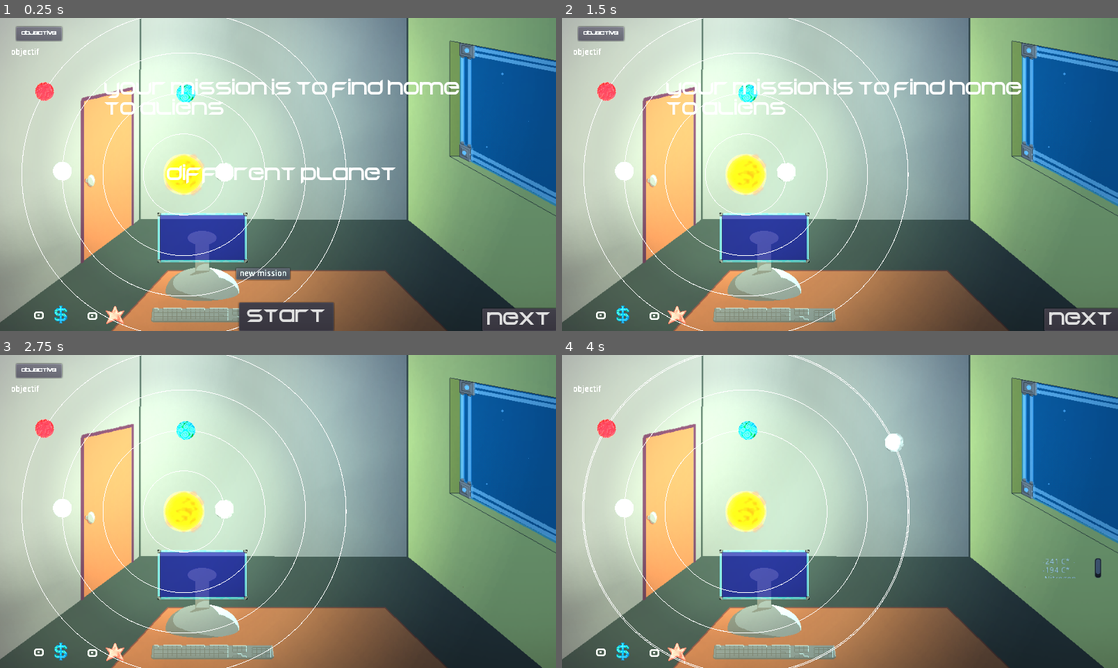
Above: before the commit, frames 1-4 (two rows, left to right).
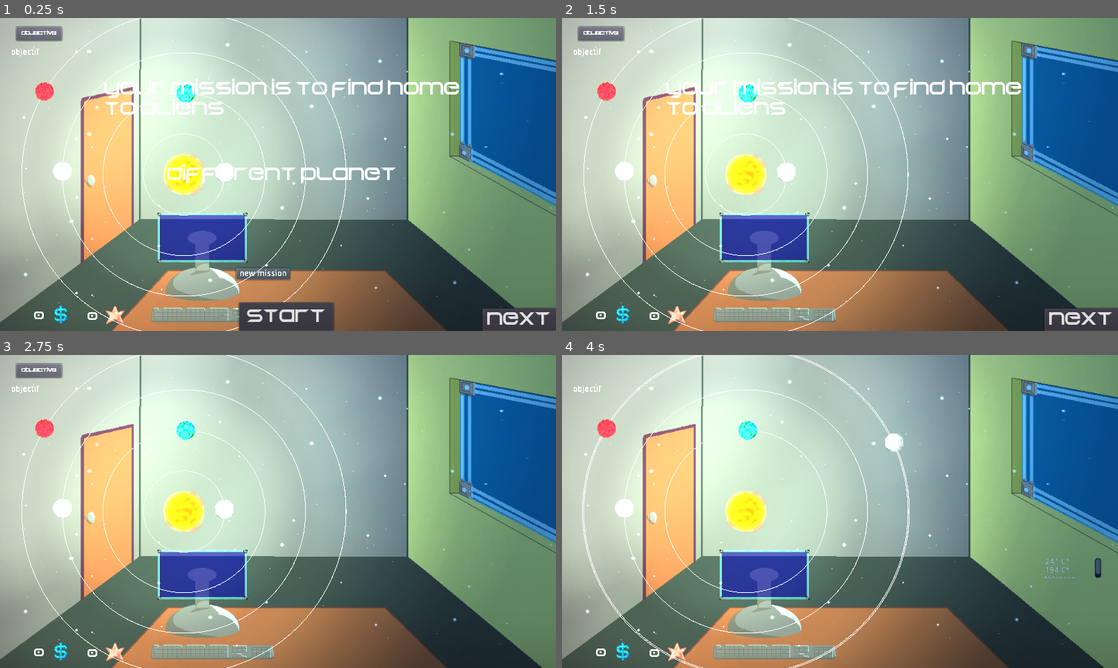
Above: after the commit, the same moments.

Repository: RyanHerb/-jubilant-octo-robot
Game: Godot game, scene res://Main.tscn
Same seed, same stepped clock (60 frames per second), same inputs: the game is played once before the commit and once after it.
Inputs (mouse positions are in pixels of both pictures, inside the frame that each line leads up to):
- Up to frame 1 (0.25 s): no input
- Up to frame 2 (1.5 s): click "start" at 0.5 s; click "new mission" at 1.25 s
- Up to frame 3 (2.75 s): click "next" at 2 s
- Up to frame 4 (4 s): click "objective" at 2.75 s; tap Enter at 3.5 s; drag from (784, 508) to (895, 442) at 3.52 s

The runs differ from the first frame. In frame 1, 0.2% of the frame differs, in the area x 4-100%, y 4-95%; in frame 2, 0.2%; in frame 3, 0.2%, in the area x 4-100%, y 4-96%; in frame 4, 0.2%.
Error in both runs: Attempt to call function 'new_game' in base 'null instance' on a null instance. (res://Main.gd:7)

Commit message:
add more backgrounds to System scene

Diff:
--- a/System.tscn
+++ b/System.tscn
@@ -6,6 +6,8 @@
 [ext_resource path="res://assets/backgrounds/bg_star_system_empty.png" type="Texture" id=4]
 [ext_resource path="res://assets/Begok v15_2015___free.ttf" type="DynamicFontData" id=5]
 [ext_resource path="res://HUDSystem.tscn" type="PackedScene" id=6]
+[ext_resource path="res://assets/backgrounds/bg_star_system_stars_layers2.png" type="Texture" id=7]
+[ext_resource path="res://assets/backgrounds/bg_star_system_stars_layers1.png" type="Texture" id=8]
 
 [sub_resource type="DynamicFont" id=1]
 size = 25
@@ -21,6 +23,14 @@
 [node name="Background" type="Sprite" parent="."]
 z_index = -5
 texture = ExtResource( 4 )
+centered = false
+
+[node name="StarsLayer1" type="Sprite" parent="."]
+texture = ExtResource( 8 )
+centered = false
+
+[node name="StarsLayer2" type="Sprite" parent="."]
+texture = ExtResource( 7 )
 centered = false
 
 [node name="CanvasModulate" type="CanvasModulate" parent="."]
Not shown: 1 places in System.tscn that only renumber resources
